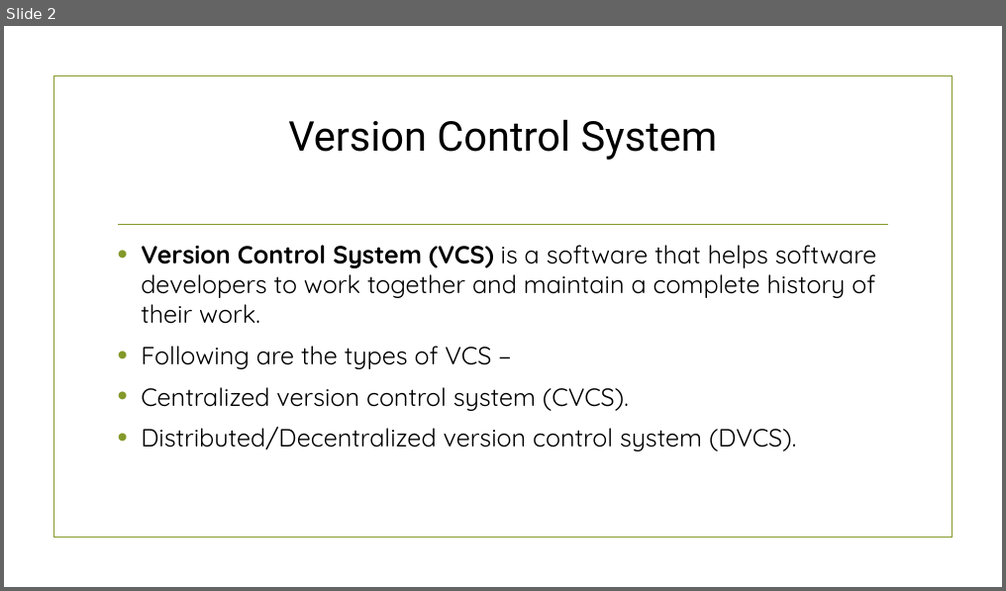
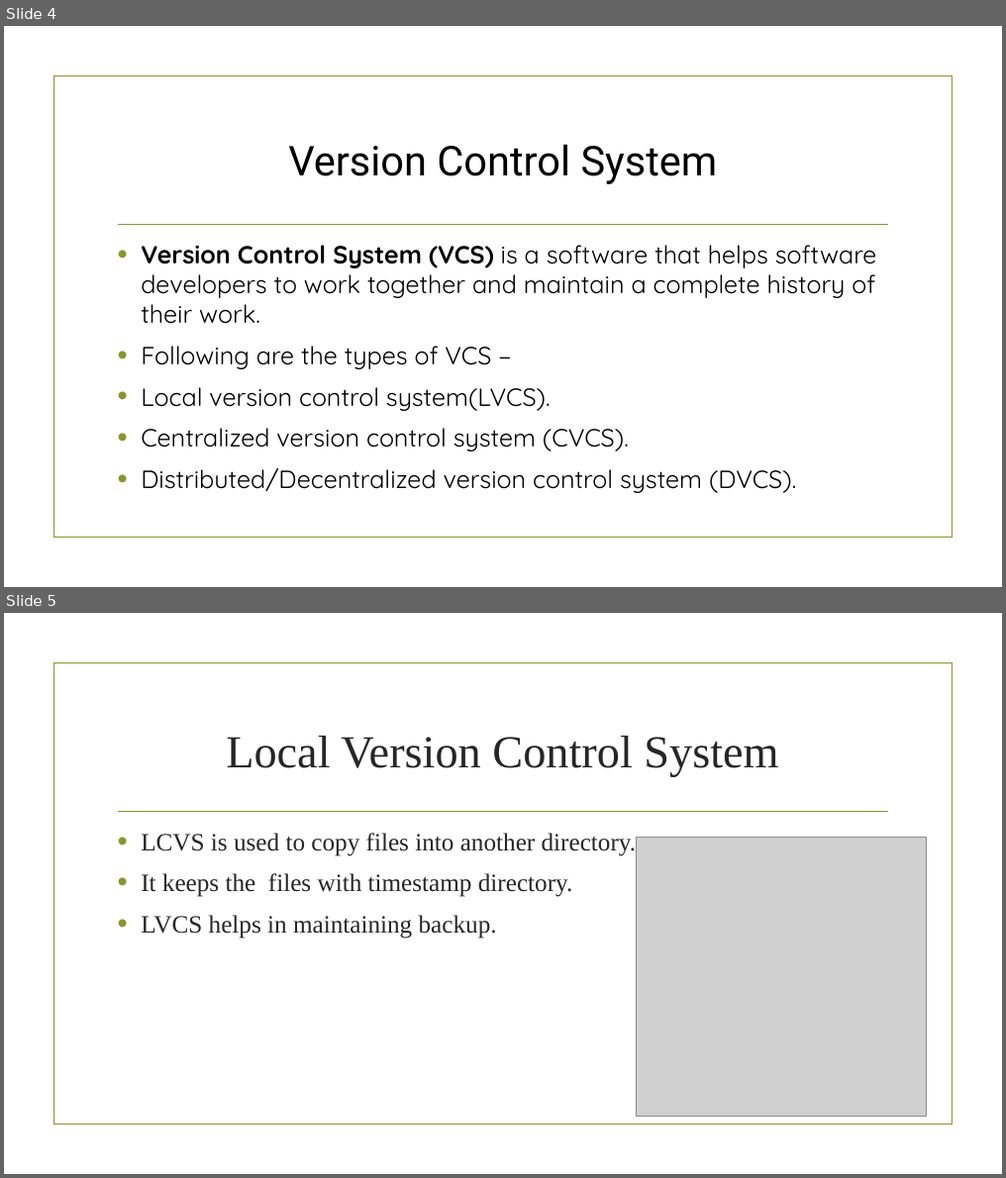
Before and after one commit to amishagupta-11/LearnGit, a slide deck: git.pptx. Shown one above the other, each under a label of ours: slide 2 before the commit, slides 4 and 5 after it. The pictures are 1006x591 and 1006x1178 pixels, drawn with LibreOffice and Linux fonts; fonts in the diff are those of the drawing; grey boxes stand for pictures; background and template pictures are left out. Boxes give left, top, right and bottom in pixels: in the first picture for what was removed or moved away, otherwise in the second. Text is boxed around its words. In the diff, an @@ line names an element or a change of style, - is before the commit and + after.

```diff
--- a/git.pptx
+++ b/git.pptx
@@ slide 5 added at (4, 613, 1002, 1174), background picture (left out); not listed: 2 template elements that a slide beside it also shows @@
@@ title added at (226, 736, 778, 776), 44.1 pt, text #262626 @@
+Local Version Control System
@@ text added at (141, 833, 637, 939), 24 pt, text #262626 @@
+• LCVS is used to copy files into another directory.
+• It keeps the files with timestamp directory.
+• LVCS helps in maintaining backup.
@@ picture added at (636, 837, 927, 1116) @@
@@ what was slide 2 is now slide 4 @@
@@ slide 4 changed as well @@
@@ title "Version Control System": place and size @@
-title "Version Control System" at (288, 119, 718, 160)
+title "Version Control System" at (288, 144, 718, 184)
@@ text at (141, 387, 550, 411): paragraph added @@
+• Local version control system(LVCS).
```
Also in this commit, not shown: 6 other slides changed, 33 other slides added.
